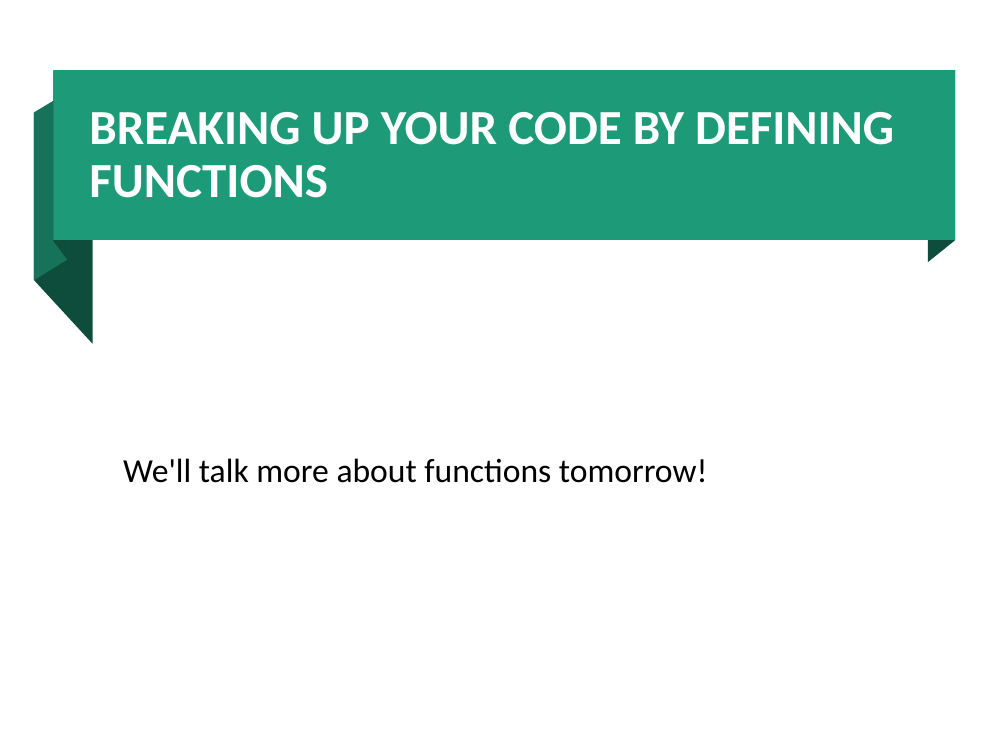
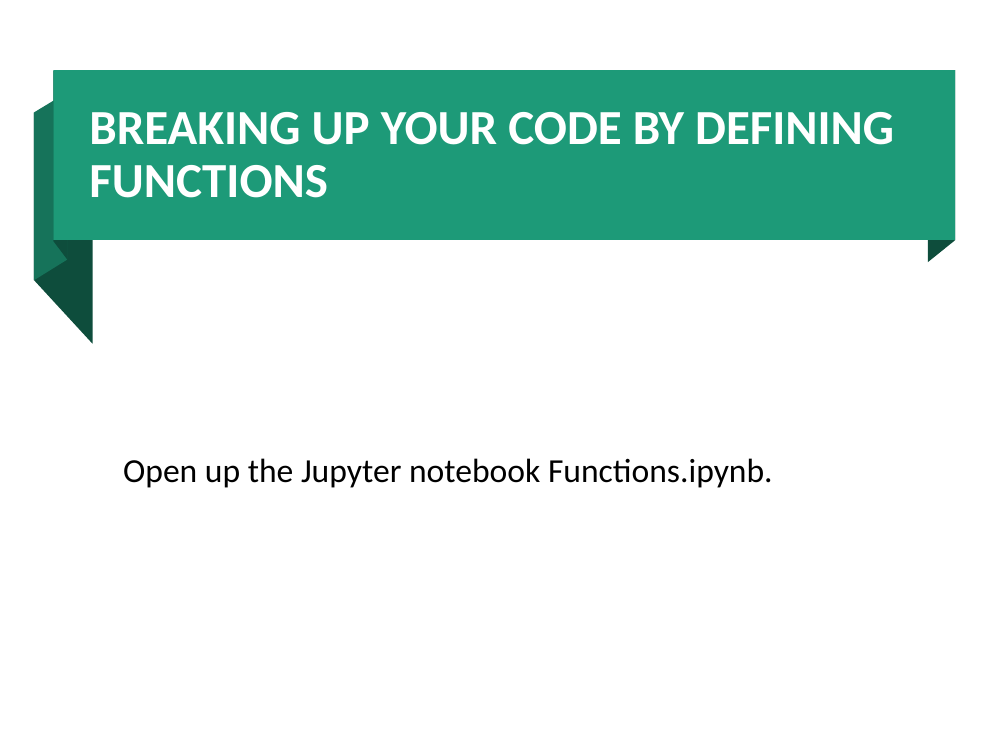
Before and after one commit to aGitHasNoName/PythonForAutomation, a slide deck: slide 32 of Day1Slides.pptx. Drawn at 1008x756 pixels with LibreOffice and Linux fonts; fonts in the diff are those of the drawing. Boxes give left, top, right and bottom in pixels: in the first picture for what was removed or moved away, otherwise in the second. Text is boxed around its words. In the diff, an @@ line names an element or a change of style, - is before the commit and + after.

```diff
--- a/Day1Slides.pptx
+++ b/Day1Slides.pptx
@@ text at <box>123,458,773,488</box>: text changed @@
-We'll talk more about functions tomorrow!
+Open up the Jupyter notebook Functions.ipynb.
```
Also in this commit, not shown: 11 other slides changed, 12 other files.
